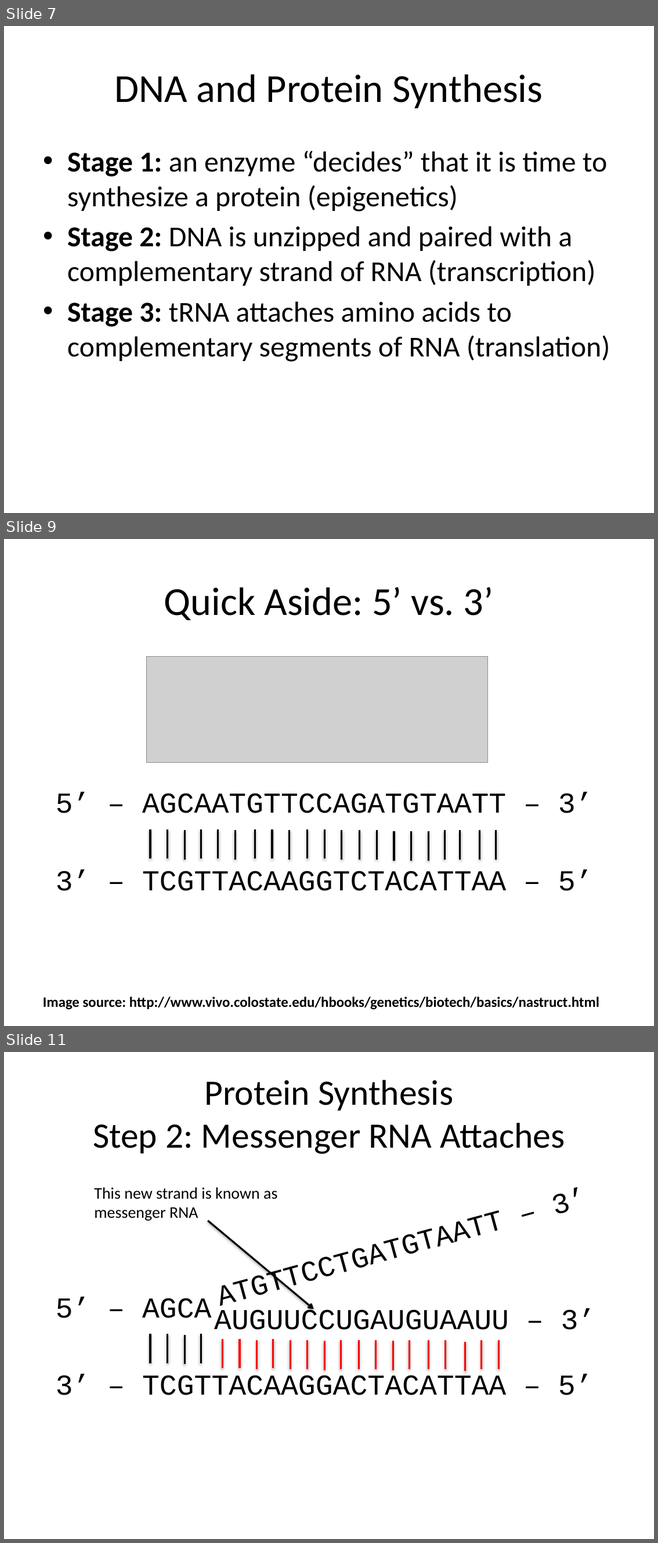
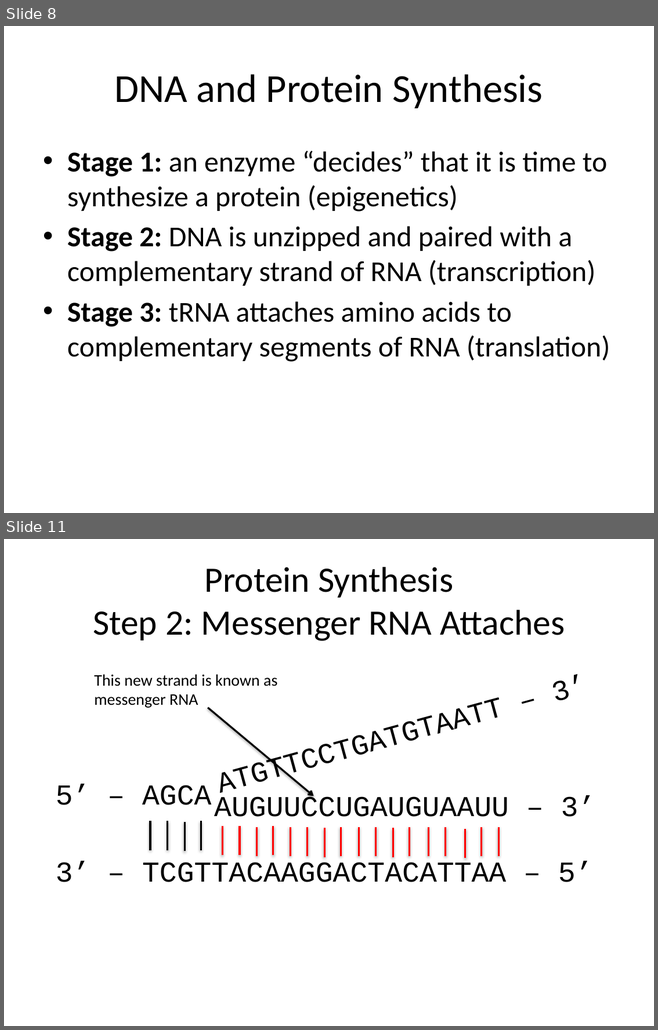
Before and after one commit to sd17fall/softdes.web, a slide deck: files/slides/Day02.pptx. Shown one above the other, each under a label of ours: slides 7, 9 and 11 before the commit, slides 8 and 11 after it; the slides between them are not shown. The pictures are 658x1543 and 658x1030 pixels, drawn with LibreOffice and Linux fonts; fonts in the diff are those of the drawing; grey boxes stand for pictures. Boxes give left, top, right and bottom in pixels: in the first picture for what was removed or moved away, otherwise in the second. Text is boxed around its words. In the diff, an @@ line names an element or a change of style, - is before the commit and + after.

```diff
--- a/files/slides/Day02.pptx
+++ b/files/slides/Day02.pptx
@@ slide 9 removed at (4,539,654,1026), background #FFFFFF @@
@@ title removed at (164,587,494,620) @@
-Quick Aside: 5’ vs. 3’
@@ picture removed at (146,657,487,762) @@
@@ text removed at (56,792,593,813) @@
-5’ – AGCAATGTTCCAGATGTAATT – 3’
@@ line removed from (150, 859) to (150, 830) @@
@@ line removed from (167, 859) to (167, 830) @@
@@ line removed from (184, 860) to (184, 831) @@
@@ line removed from (201, 859) to (201, 830) @@
@@ line removed from (217, 859) to (217, 830) @@
@@ line removed from (235, 860) to (235, 831) @@
@@ line removed from (255, 859) to (255, 830) @@
@@ line removed from (271, 859) to (271, 830) @@
@@ line removed from (289, 860) to (289, 831) @@
@@ line removed from (307, 859) to (307, 830) @@
@@ line removed from (324, 859) to (324, 830) @@
@@ line removed from (341, 860) to (341, 831) @@
@@ line removed from (360, 860) to (360, 831) @@
@@ line removed from (377, 860) to (377, 831) @@
@@ line removed from (394, 860) to (394, 831) @@
@@ line removed from (411, 860) to (411, 831) @@
@@ line removed from (428, 860) to (428, 831) @@
@@ line removed from (444, 860) to (444, 831) @@
@@ line removed from (459, 860) to (459, 831) @@
@@ line removed from (480, 860) to (480, 831) @@
@@ line removed from (496, 860) to (496, 831) @@
@@ text removed at (56,870,593,891) @@
-3’ – TCGTTACAAGGTCTACATTAA – 5’
@@ text removed at (43,997,599,1010) @@
-Image source: http://www.vivo.colostate.edu/hbooks/genetics/biotech/basics/nastruct.html
@@ what was slide 7 is now slide 8 @@
```
Also in this commit, not shown: 9 slides changed, 1 slide added, 1 other file.
